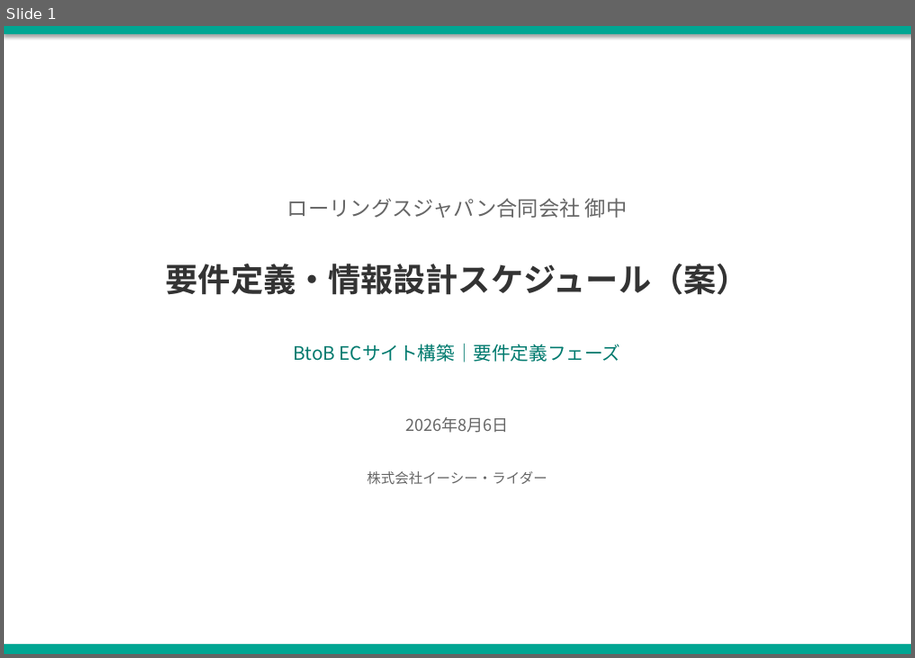
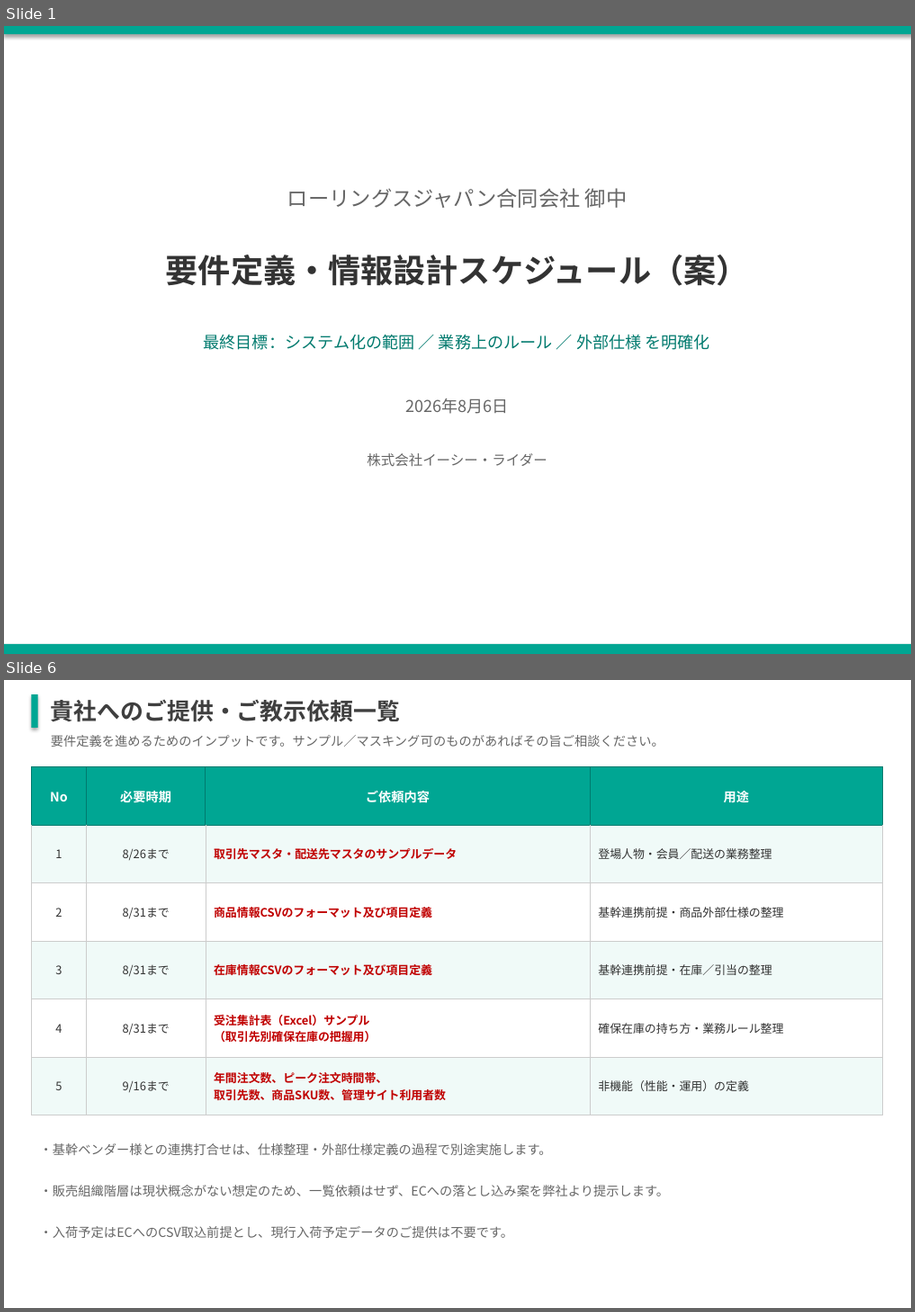
Before and after one commit to kozonoflight/git_tutorial, a slide deck: 要件定義WBS案_20260806.pptx. Shown one above the other, each under a label of ours: slide 1 before the commit, slides 1 and 6 after it; the slides between them are not shown. The pictures are 915x658 and 915x1312 pixels, drawn with LibreOffice and Linux fonts; fonts in the diff are those of the drawing. Boxes give left, top, right and bottom in pixels: in the first picture for what was removed or moved away, otherwise in the second. Text is boxed around its words. In the diff, an @@ line names an element or a change of style, - is before the commit and + after.

```diff
--- a/要件定義WBS案_20260806.pptx
+++ b/要件定義WBS案_20260806.pptx
@@ slide 6 added at <box>4,680,911,1308</box>, background #FFFFFF @@
@@ rectangle added at <box>32,694,38,727</box>, fill #00A693 @@
@@ text added at <box>51,700,400,722</box>, 20 pt, text #3F3F3F, bold @@
+貴社へのご提供・ご教示依頼一覧
@@ text added at <box>51,735,665,747</box>, 11 pt, text #666666 @@
+要件定義を進めるためのインプットです。サンプル／マスキング可のものがあればその旨ご相談ください。
@@ table added at <box>32,767,883,1116</box>, 6 rows, 4 columns @@
+No | 必要時期 | ご依頼内容 | 用途
+1 | 8/26まで | 取引先マスタ・配送先マスタのサンプルデータ | 登場人物・会員／配送の業務整理
+2 | 8/31まで | 商品情報CSVのフォーマット及び項目定義 | 基幹連携前提・商品外部仕様の整理
+3 | 8/31まで | 在庫情報CSVのフォーマット及び項目定義 | 基幹連携前提・在庫／引当の整理
+4 | 8/31まで | 受注集計表（Excel）サンプル / （取引先別確保在庫の把握用） | 確保在庫の持ち方・業務ルール整理
+5 | 9/16まで | 年間注文数、ピーク注文時間帯、 / 取引先数、商品SKU数、管理サイト利用者数 | 非機能（性能・運用）の定義
@@ text added at <box>40,1144,552,1155</box>, 11 pt, text #666666 @@
+・基幹ベンダー様との連携打合せは、仕様整理・外部仕様定義の過程で別途実施します。
@@ text added at <box>40,1185,669,1197</box>, 11 pt, text #666666 @@
+・販売組織階層は現状概念がない想定のため、一覧依頼はせず、ECへの落とし込み案を弊社より提示します。
@@ text added at <box>40,1226,513,1238</box>, 11 pt, text #666666 @@
+・入荷予定はECへのCSV取込前提とし、現行入荷予定データのご提供は不要です。
@@ slide 1 changed as well @@
@@ text "ローリングスジャパン合同会社 御中": place and size @@
-text "ローリングスジャパン合同会社 御中" at <box>288,198,628,218</box>
+text "ローリングスジャパン合同会社 御中" at <box>288,188,628,208</box>
@@ text "要件定義・情報設計スケジュール（案）": place and size @@
-text "要件定義・情報設計スケジュール（案）" at <box>166,264,749,295</box>
+text "要件定義・情報設計スケジュール（案）" at <box>166,255,749,286</box>
@@ text at <box>204,334,710,350</box>: text changed; size 16 to 14 pt @@
-BtoB ECサイト構築｜要件定義フェーズ
+最終目標：システム化の範囲 ／ 業務上のルール ／ 外部仕様 を明確化
@@ text "2026年8月6日": place and size @@
-text "2026年8月6日" at <box>405,418,509,433</box>
+text "2026年8月6日" at <box>405,399,509,414</box>
@@ text "株式会社イーシー・ライダー": place and size @@
-text "株式会社イーシー・ライダー" at <box>367,472,547,484</box>
+text "株式会社イーシー・ライダー" at <box>367,454,547,466</box>
```
Also in this commit, not shown: 2 other slides changed, 2 other slides added, 2 slides removed.
